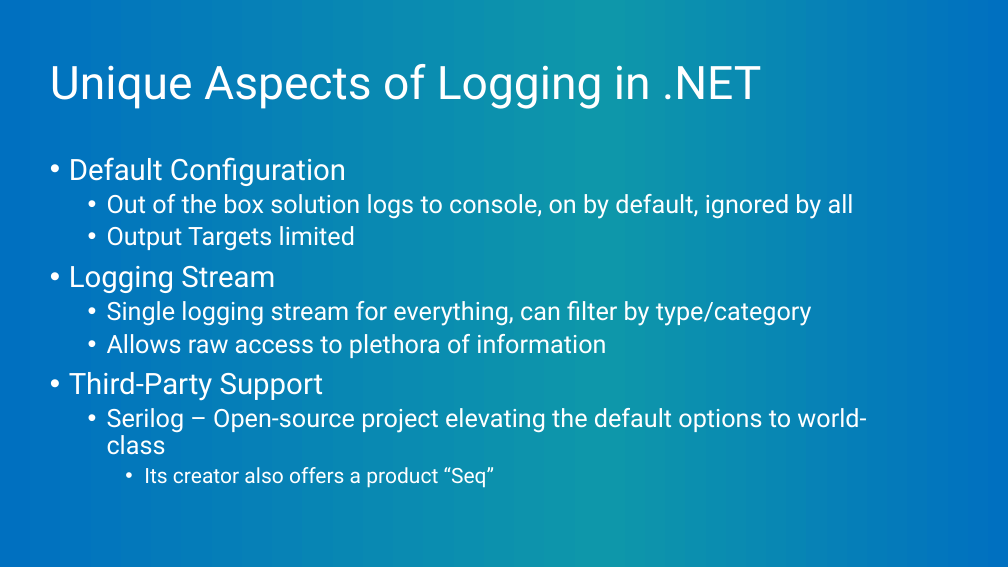
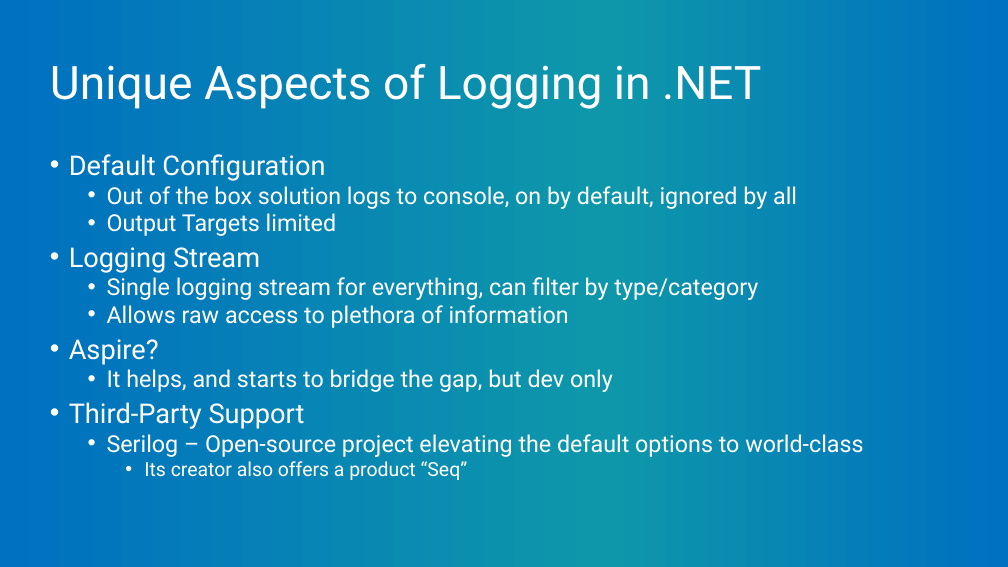
Before and after one commit to mitchelsellers/dotnetcoreloggingdemo, a slide deck: slide 12 of Presentation/But It Was Logged.pptx. Drawn at 1008x567 pixels with LibreOffice and Linux fonts; fonts in the diff are those of the drawing; background and template pictures are left out. Boxes give left, top, right and bottom in pixels: in the first picture for what was removed or moved away, otherwise in the second. Text is boxed around its words. In the diff, an @@ line names an element or a change of style, - is before the commit and + after.

```diff
--- a/Presentation/But It Was Logged.pptx
+++ b/Presentation/But It Was Logged.pptx
@@ text at bbox=[69, 154, 863, 480]: size 28 to 25.9 pt in "Default Configuration", "Logging Stream", "Third-Party Support"; size 24 to 22.2 pt in "Out of the box solution logs to ...", "Output Targets limited", "Single logging stream for everything, can filter ...", "Allows raw access to plethora of information" and 1 more places; size 20 to 18.5 pt in "Its creator also offers a product “Seq”"; line spacing 0.9 to 0.8 @@
@@ text at bbox=[69, 339, 613, 392]: paragraphs added @@
+• Aspire?
+  • It helps, and starts to bridge the gap, but dev only
```
Also in this commit, not shown: 3 other slides changed.
